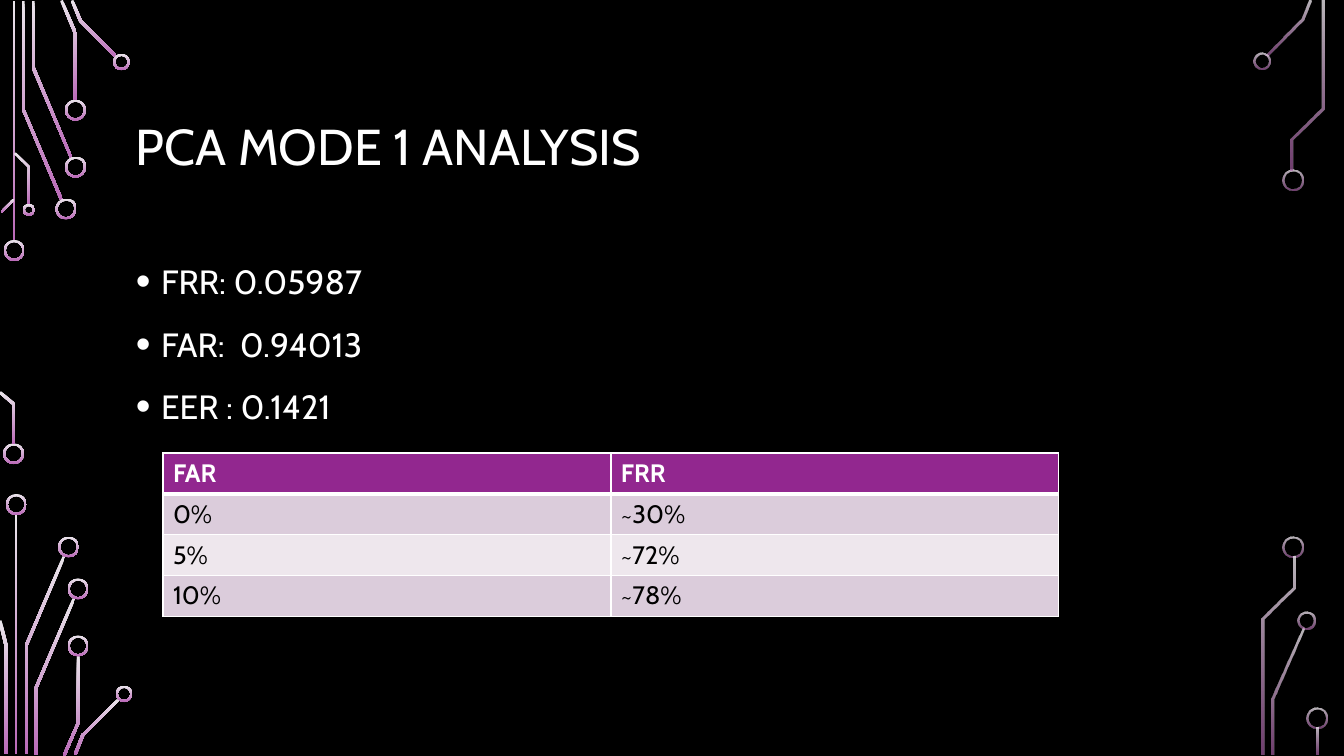
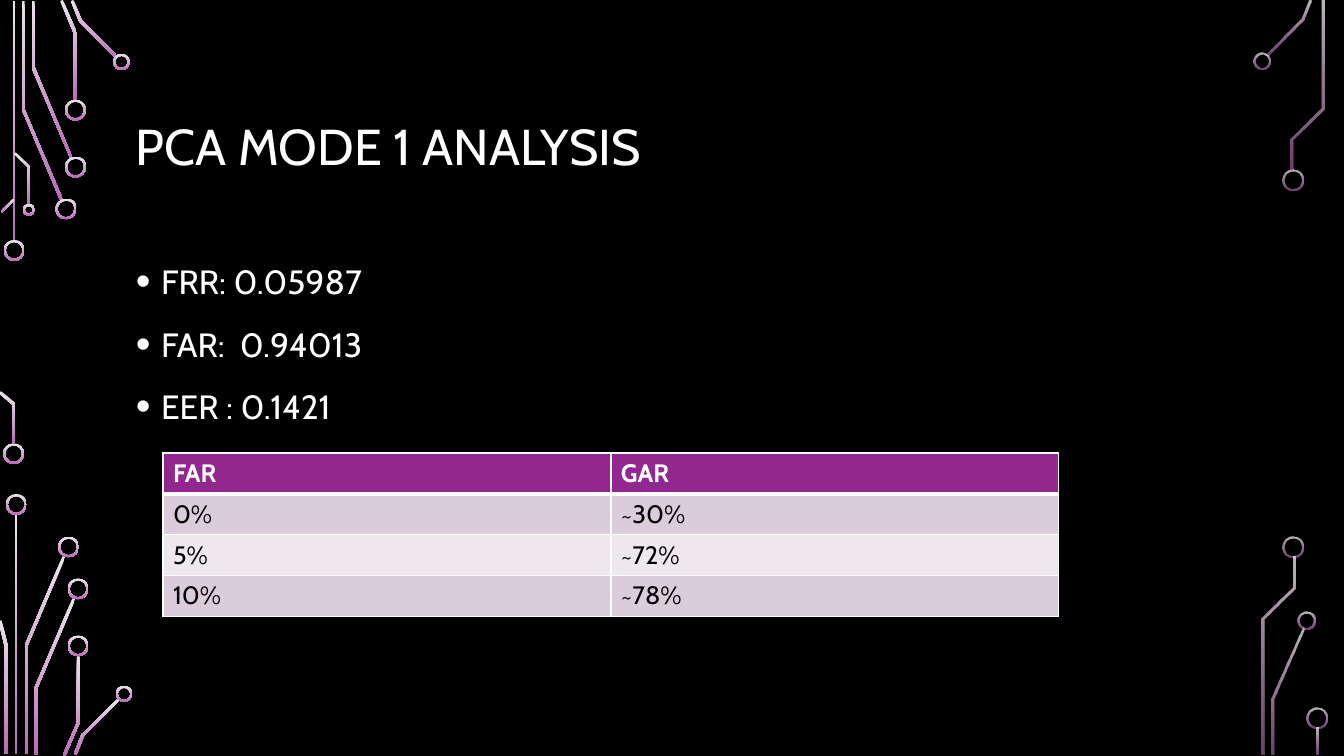
Before and after one commit to santosh500/SupervisedLearning, a slide deck: slide 8 of LDA_Project3/ResultsPresentation.pptx. Drawn at 1344x756 pixels with LibreOffice and Linux fonts; fonts in the diff are those of the drawing; background and template pictures are left out. Boxes give left, top, right and bottom in pixels: in the first picture for what was removed or moved away, otherwise in the second. Text is boxed around its words. In the diff, an @@ line names an element or a change of style, - is before the commit and + after.

```diff
--- a/LDA_Project3/ResultsPresentation.pptx
+++ b/LDA_Project3/ResultsPresentation.pptx
@@ table at (163,453,1059,616) @@
-row 1, column 2: FRR
+row 1, column 2: GAR
```
Also in this commit, not shown: 4 other slides changed, 1 slide added, 4 other files.
